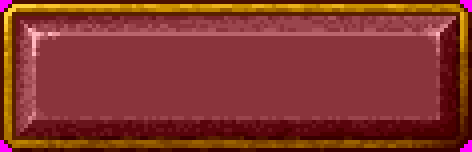
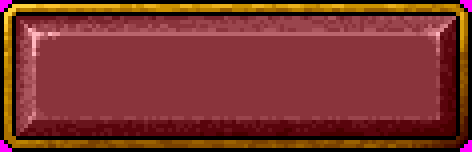
Two versions of the same layered image (w=472, h=152). Layer-by-layer changes:
painted on "Background" over [0, 0, 472, 152]
